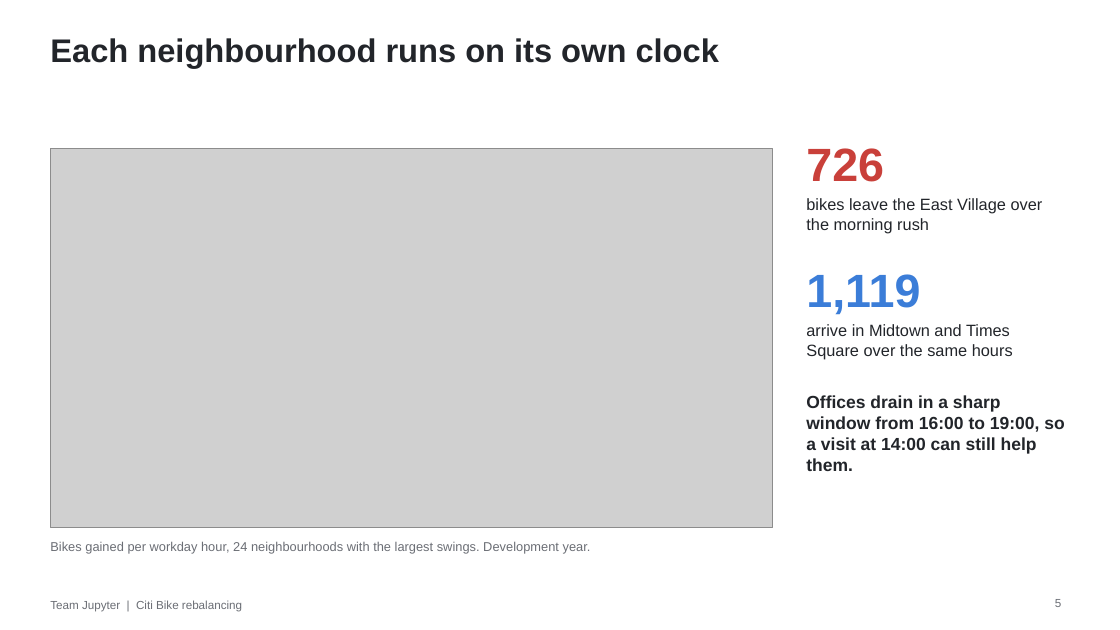
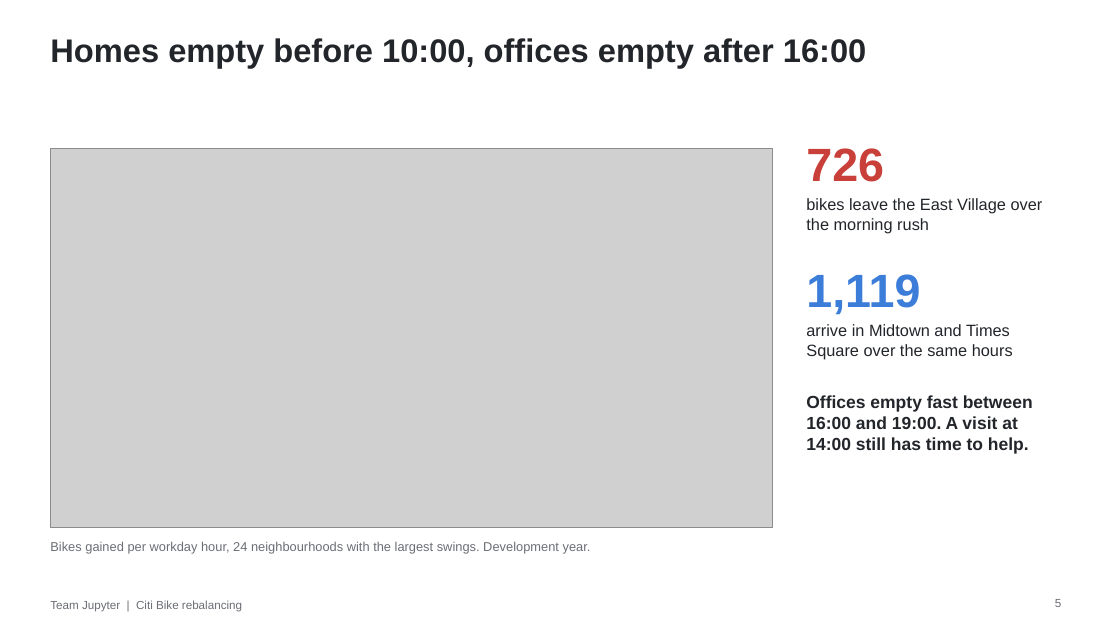
Before and after one commit to martin-gbeck/citibike-rebalancing, a slide deck: slide 5 of presentation/citibike-presentation.pptx. Drawn at 1120x630 pixels with LibreOffice and Linux fonts; fonts in the diff are those of the drawing; grey boxes stand for pictures. Boxes give left, top, right and bottom in pixels: in the first picture for what was removed or moved away, otherwise in the second. Text is boxed around its words. In the diff, an @@ line names an element or a change of style, - is before the commit and + after.

```diff
--- a/presentation/citibike-presentation.pptx
+++ b/presentation/citibike-presentation.pptx
@@ title at [50, 38, 866, 68]: text changed @@
-Each neighbourhood runs on its own clock
+Homes empty before 10:00, offices empty after 16:00
@@ text at [806, 395, 1033, 454]: text changed @@
-Offices drain in a sharp window from 16:00 to 19:00, so a visit at 14:00 can still help them.
+Offices empty fast between 16:00 and 19:00. A visit at 14:00 still has time to help.
```
Also in this commit, not shown: 15 other slides changed, 1 other file.
